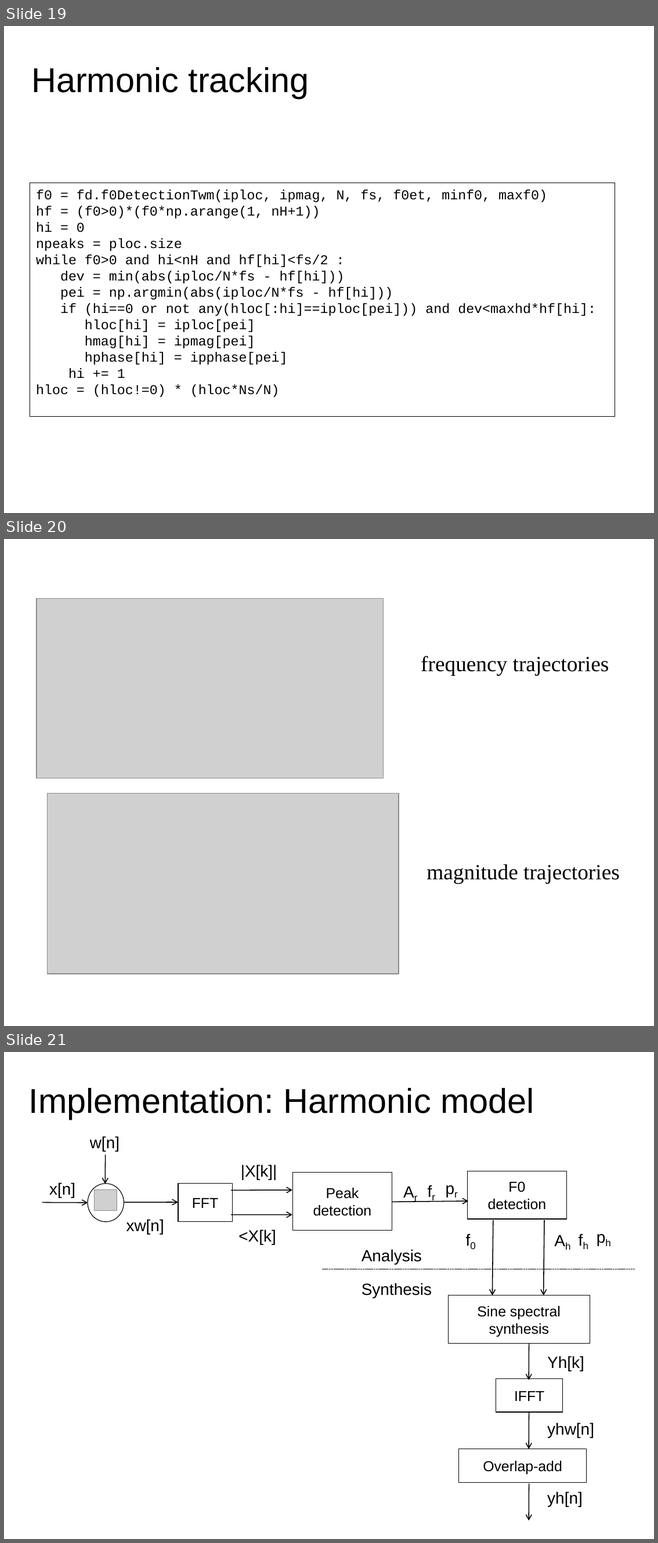
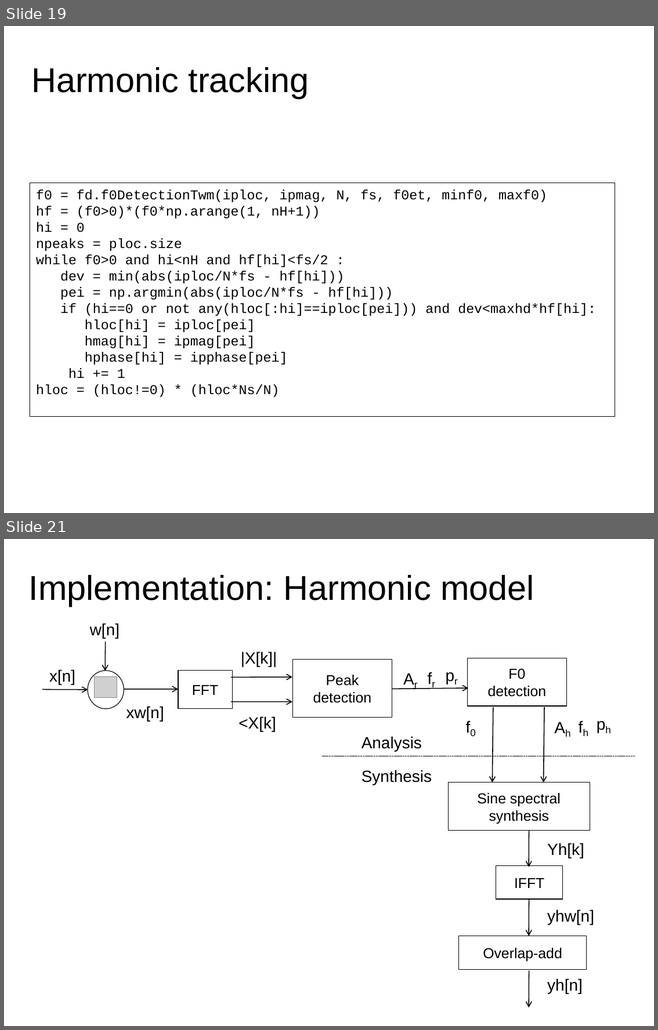
Before and after one commit to MTG/sms-tools, a slide deck: teaching-material/lectures/lect6-Harmonic-model/6-Harmonic-model.odp. Shown one above the other, each under a label of ours: slides 19, 20 and 21 before the commit, slides 19 and 21 after it; the slides between them are not shown. The pictures are 658x1543 and 658x1030 pixels, drawn with LibreOffice and Linux fonts; fonts in the diff are those of the drawing; grey boxes stand for pictures. Boxes give left, top, right and bottom in pixels: in the first picture for what was removed or moved away, otherwise in the second. Text is boxed around its words. In the diff, an @@ line names an element or a change of style, - is before the commit and + after.

```diff
--- a/teaching-material/lectures/lect6-Harmonic-model/6-Harmonic-model.odp
+++ b/teaching-material/lectures/lect6-Harmonic-model/6-Harmonic-model.odp
@@ slide 20 removed at [4, 539, 654, 1026], background #FFFFFF @@
@@ picture removed at [36, 599, 383, 779] @@
@@ text removed at [420, 656, 609, 675] @@
-frequency trajectories
@@ picture removed at [48, 794, 399, 974] @@
@@ text removed at [426, 864, 619, 884] @@
-magnitude trajectories
```
Also in this commit, not shown: 2 slides changed, 2 slides added, 1 other slide removed, 5 other files.
